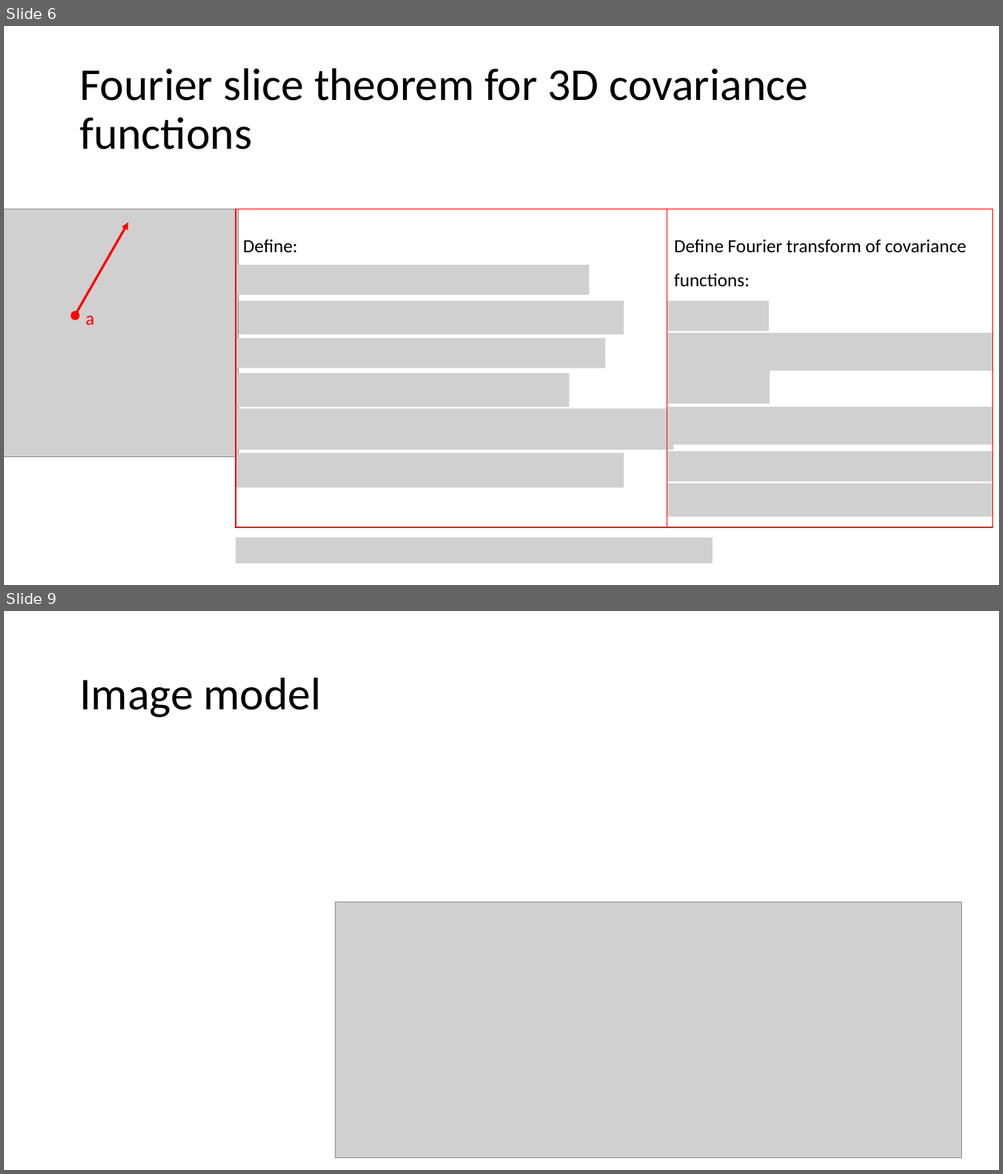
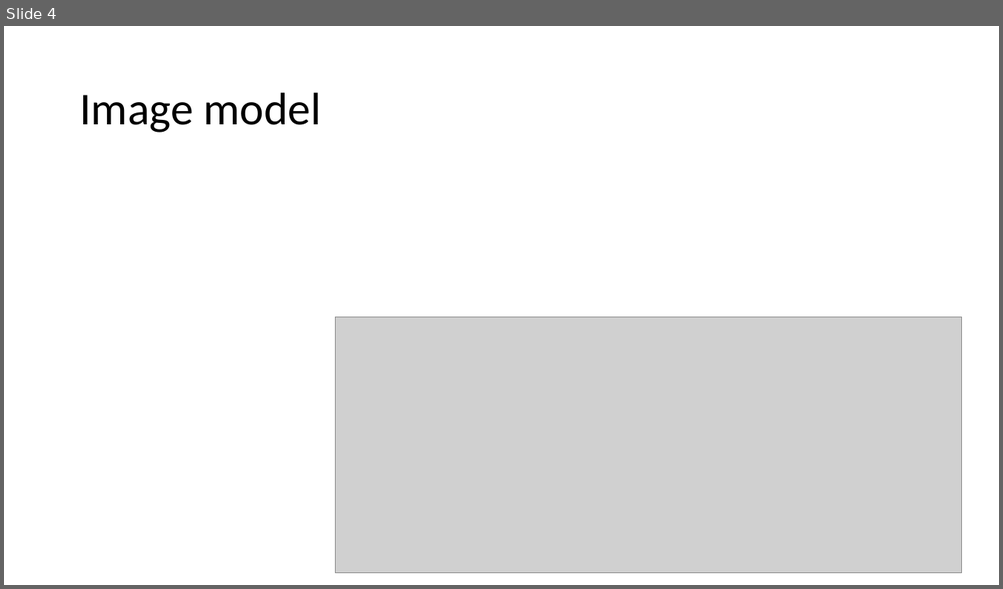
Before and after one commit to sabid-cryoem/sabid-cryoem.github.io, a slide deck: assets/slides/Directly reconstructing principal components of 3D protein structure density map from 2D cryo-EM projection images by 2SDR method.pptx. Shown one above the other, each under a label of ours: slides 6 and 9 before the commit, slide 4 after it; the slides between them are not shown. The pictures are 1003x1174 and 1003x589 pixels, drawn with LibreOffice and Linux fonts; fonts in the diff are those of the drawing; grey boxes stand for pictures; background and template pictures are left out. Boxes give left, top, right and bottom in pixels: in the first picture for what was removed or moved away, otherwise in the second. Text is boxed around its words. In the diff, an @@ line names an element or a change of style, - is before the commit and + after.

```diff
--- a/assets/slides/Directly reconstructing principal components of 3D protein structure density map from 2D cryo-EM projection images by 2SDR method.pptx
+++ b/assets/slides/Directly reconstructing principal components of 3D protein structure density map from 2D cryo-EM projection images by 2SDR method.pptx
@@ slide 6 removed at (4,26,999,585), background #FFFFFF @@
@@ title removed at (79,68,808,150) @@
-Fourier slice theorem for 3D covariance functions
@@ rectangle removed at (236,209,667,528) @@
@@ rectangle removed at (666,209,993,528) @@
@@ text removed at (243,239,298,252) @@
-Define:
@@ text removed at (674,239,966,253) @@
-Define Fourier transform of covariance
@@ picture removed at (236,265,589,295) @@
@@ text removed at (674,273,749,286) @@
-functions:
@@ picture removed at (236,301,624,335) @@
@@ picture removed at (666,301,768,331) @@
@@ picture removed at (666,333,993,372) @@
@@ picture removed at (236,338,606,369) @@
@@ picture removed at (236,374,569,407) @@
@@ picture removed at (666,371,769,404) @@
@@ group removed at (4,209,239,457): 2 pictures, 1 ellipse, 1 text, 1 arrow @@
-a
@@ picture removed at (236,409,674,450) @@
@@ picture removed at (666,407,993,446) @@
@@ picture removed at (236,454,624,488) @@
@@ picture removed at (666,452,993,482) @@
@@ picture removed at (666,484,993,517) @@
@@ picture removed at (236,538,712,564) @@
@@ what was slide 9 is now slide 4 @@
```
Also in this commit, not shown: 11 slides changed, 10 slides added, 5 other slides removed, 1 other file.
